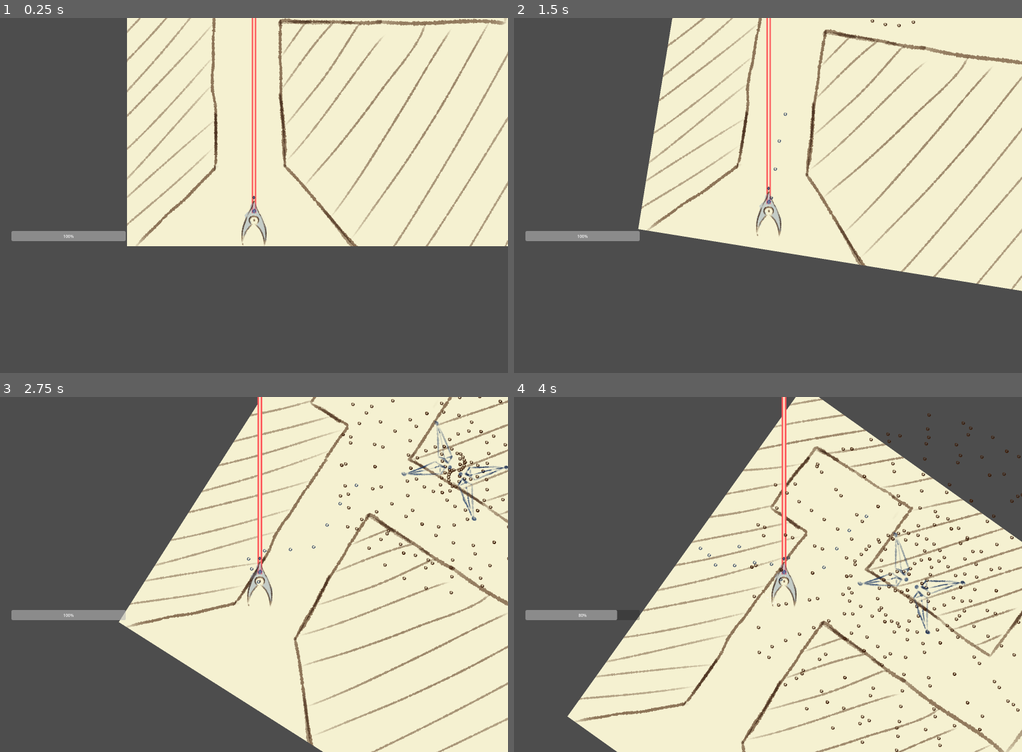
Above: before the commit, frames 1-4 (two rows, left to right).
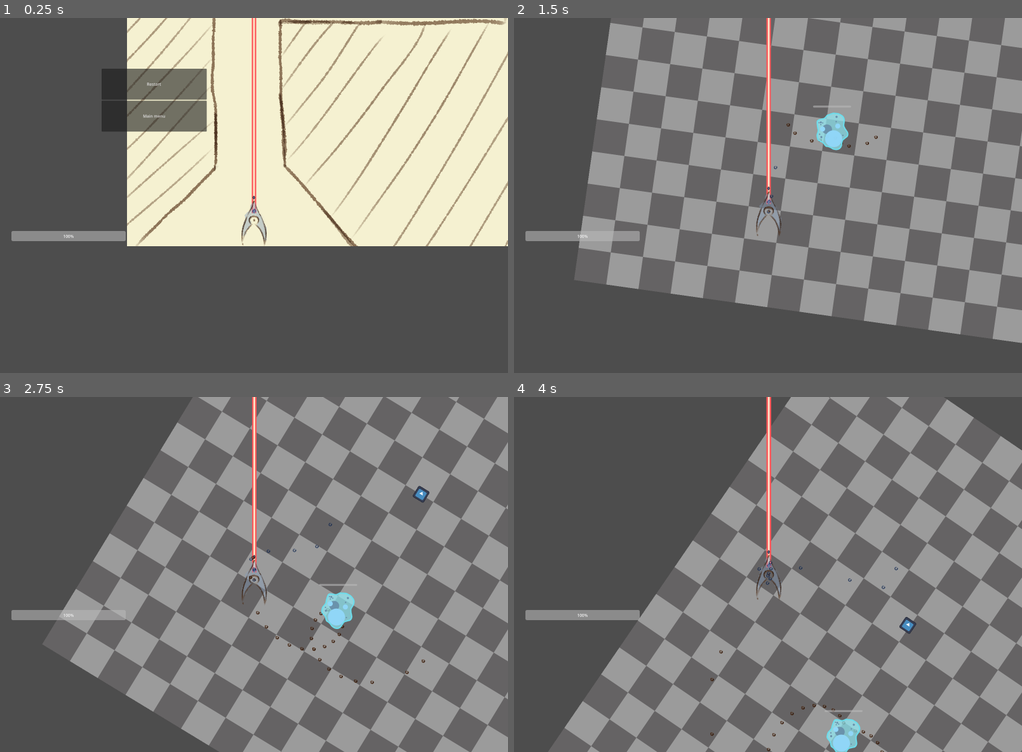
Above: after the commit, the same moments.

Repository: AustereTriceratops/BulletHellEngine
Game: Godot game, scene res://levels/level.tscn
The game is run twice, just before and just after one commit, with the same random seed, the same clock (stepped at 60 frames per second) and the same inputs. The engine's default icon, where the game draws it, is replaced by a stand-in: a white triangle on a blue panel in a dark square.
Inputs (mouse positions are in pixels of both pictures, inside the frame that each line leads up to):
- Up to frame 1 (0.25 s): no input
- Up to frame 2 (1.5 s): click (666, 85) at 0.5 s, where only the run after the commit has a clickable "Restart"; tap Enter at 1.25 s; move the mouse to (793, 195) at 1.27 s; hold W (player_up) from 1.28 s (still down); hold Q (look_left) from 1.28 s (still down)
- Up to frame 3 (2.75 s): keep holding W (player_up); move the mouse to (228, 574) at 2.02 s; release Q (look_left) at 2.03 s; tap E (look_right) at 2.1 s
- Up to frame 4 (4 s): keep holding W (player_up); move the mouse to (778, 567) at 2.77 s; hold Shift (shift) 2.78-3.53 s; move the mouse to (762, 581) at 3.52 s; tap Q (look_left) at 3.6 s

The runs differ from the first frame. In frame 1, 3.6% of the frame differs, in the area x 20-41%, y 14-33%; in frame 2, 60%; in frame 3, 68%, in the area x 11-100%, y 0-100%; in frame 4, 65%.

Commit message:
game over menu + fixed errors when playeer died

Diff:
--- a/enemies/follow_enemy.gd
+++ b/enemies/follow_enemy.gd
@@ -30,9 +30,10 @@
 	t += delta
 
 	if playerNode:
-		var displacement = playerNode.position - position
-		# TODO: replace with move_and_slide
-		position = position + delta * speed * displacement.normalized()
+		if is_instance_valid(playerNode):
+			var displacement = playerNode.position - position
+			# TODO: replace with move_and_slide
+			position = position + delta * speed * displacement.normalized()
 
 func _on_hitbox_body_entered(body: Node2D):
 	if body.is_in_group("player_bullets"):
--- a/enemies/tower.gd
+++ b/enemies/tower.gd
@@ -1,6 +1,4 @@
 extends Node2D
-
-signal damaged(health)
 
 @export var bulletScene: PackedScene = preload('res://bullets/Bullet.tscn')
 @export var health = 500
@@ -11,8 +9,8 @@
 var t = 0
 var T = 4 # time when t resets back to 0
 
-func update_healthbar_rotation(rotation):
-	$UI.rotation = rotation
+func update_healthbar_rotation(rotation_):
+	$UI.rotation = rotation_
 
 func damage(amt):
 	health -= amt
--- a/levels/bullet_heaven_test.gd
+++ b/levels/bullet_heaven_test.gd
@@ -30,6 +30,9 @@
 func quit():
 	get_tree().change_scene_to_file('res://ui/StartMenu.tscn')
 
+func player_died():
+	get_tree().call_deferred('change_scene_to_file', 'res://ui/GameOverMenu.tscn')
+
 # ========================
 # ===== NODE METHODS =====
 # ========================
@@ -37,9 +40,7 @@
 func _ready():
 	resume()
 
-	pauseMenu.resume.connect(resume)
-	pauseMenu.quit.connect(quit)
-
+	# instantiate player and enemies
 	var player = playerScene.instantiate()
 	add_child(player)
 	player.initialize(Vector2(-300, 700))
@@ -54,6 +55,11 @@
 
 	UIManager.initialize(player)
 
+	# connect signals
+	pauseMenu.resume.connect(resume)
+	pauseMenu.quit.connect(quit)
+	player.died.connect(player_died)
+
 func _process(delta):
 	t += delta
 
--- a/levels/level.tscn
+++ b/levels/level.tscn
@@ -1,7 +1,8 @@
-[gd_scene load_steps=6 format=3 uid="uid://cwy74via8ycqp"]
+[gd_scene load_steps=7 format=3 uid="uid://cwy74via8ycqp"]
 
 [ext_resource type="Script" path="res://levels/level.gd" id="1_2twt2"]
 [ext_resource type="Texture2D" uid="uid://blaiprnovlxkc" path="res://assets/test_level_2.png" id="2_1egk0"]
+[ext_resource type="PackedScene" uid="uid://cwe3tvk0wchsj" path="res://ui/GameOverMenu.tscn" id="4_gqxrn"]
 [ext_resource type="Script" path="res://ui/uiManager.gd" id="4_pwtq4"]
 [ext_resource type="Script" path="res://utils/InputManager.gd" id="5_7xnl0"]
 [ext_resource type="PackedScene" uid="uid://dwjq7xbomxtuy" path="res://ui/PauseMenu.tscn" id="5_neoxo"]
@@ -38,6 +39,9 @@
 visible = false
 layout_mode = 1
 
+[node name="GameOverMenu" parent="UI/UIManager" instance=ExtResource("4_gqxrn")]
+layout_mode = 1
+
 [node name="InputManager" type="Node" parent="."]
 script = ExtResource("5_7xnl0")
 
--- a/player/player.gd
+++ b/player/player.gd
@@ -3,6 +3,7 @@
 signal damaged(health)
 signal rotated(rotation)
 signal moved(pos: Vector2)
+signal died()
 
 @export var bulletScene: PackedScene
 @export var bullet_damage = 10
@@ -31,7 +32,7 @@
 	damaged.emit(health)
 
 	if health <= 0:
-		print('died')
+		died.emit()
 		queue_free()
 
 
--- /dev/null
+++ b/ui/GameOverMenu.tscn
@@ -0,0 +1,35 @@
+[gd_scene load_steps=2 format=3 uid="uid://cwe3tvk0wchsj"]
+
+[ext_resource type="Script" path="res://ui/game_over_menu.gd" id="1_xc106"]
+
+[node name="GameOverMenu" type="Control"]
+layout_mode = 3
+anchors_preset = 15
+anchor_right = 1.0
+anchor_bottom = 1.0
+grow_horizontal = 2
+grow_vertical = 2
+script = ExtResource("1_xc106")
+
+[node name="VBoxContainer" type="VBoxContainer" parent="."]
+layout_mode = 2
+offset_left = 400.0
+offset_top = 200.0
+offset_right = 814.0
+offset_bottom = 448.0
+alignment = 1
+
+[node name="Restart" type="Button" parent="VBoxContainer"]
+layout_mode = 2
+size_flags_vertical = 7
+size_flags_stretch_ratio = 0.2
+text = "Restart"
+
+[node name="MainMenu" type="Button" parent="VBoxContainer"]
+layout_mode = 2
+size_flags_vertical = 7
+size_flags_stretch_ratio = 0.2
+text = "Main menu"
+
+[connection signal="pressed" from="VBoxContainer/Restart" to="." method="_on_restart_pressed"]
+[connection signal="pressed" from="VBoxContainer/MainMenu" to="." method="_on_main_menu_pressed"]
--- /dev/null
+++ b/ui/game_over_menu.gd
@@ -0,0 +1,10 @@
+extends Control
+
+func _ready():
+	Input.set_mouse_mode(Input.MOUSE_MODE_VISIBLE)
+
+func _on_restart_pressed():
+	get_tree().change_scene_to_file('res://levels/BulletHeavenTest.tscn')
+
+func _on_main_menu_pressed():
+	get_tree().change_scene_to_file('res://ui/StartMenu.tscn')
